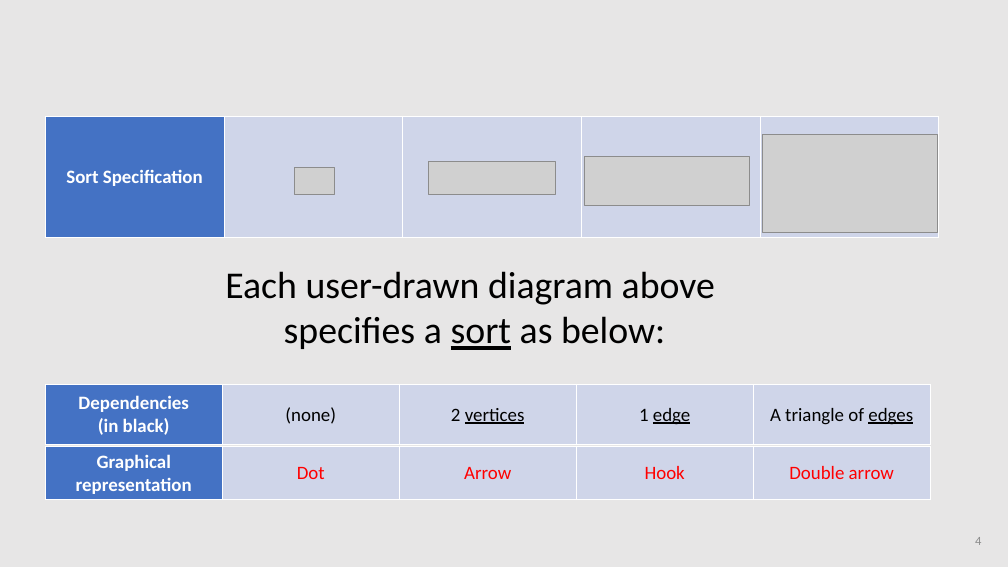
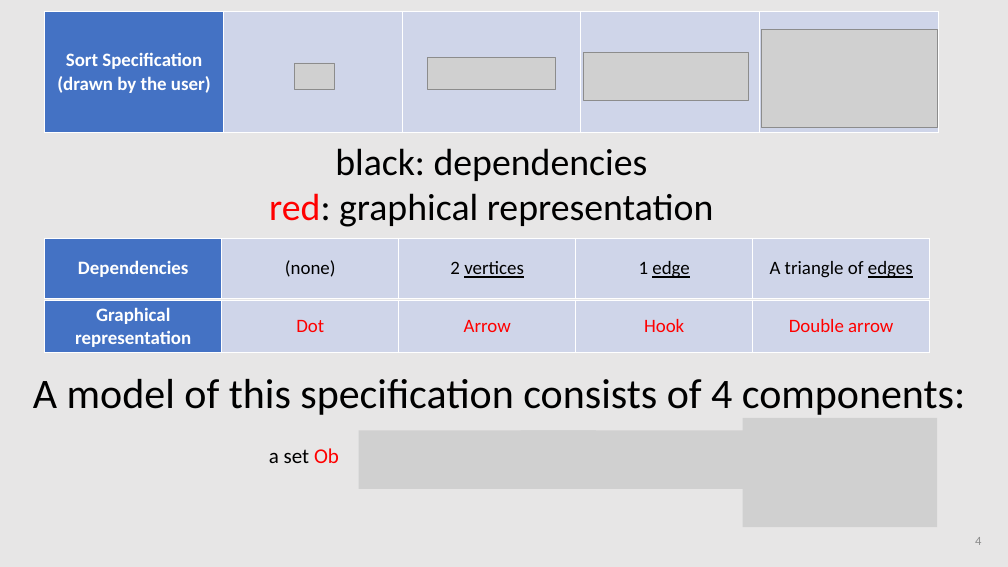
Before and after one commit to amblafont/slides, a slide deck: slide 4 of diagrammatic-reasoning/2024-november-coreact.pptx. Drawn at 1008x567 pixels with LibreOffice and Linux fonts; fonts in the diff are those of the drawing; grey boxes stand for pictures. Boxes give left, top, right and bottom in pixels: in the first picture for what was removed or moved away, otherwise in the second. Text is boxed around its words. In the diff, an @@ line names an element or a change of style, - is before the commit and + after.

```diff
--- a/diagrammatic-reasoning/2024-november-coreact.pptx
+++ b/diagrammatic-reasoning/2024-november-coreact.pptx
@@ 4 pictures, 1 table: place and size @@
-4 pictures, 1 table at [45,116,938,237]
+4 pictures, 1 table at [45,11,938,132]
@@ table at [45,11,937,132] @@
-row 1, column 1: Sort Specification
+row 1, column 1: Sort Specification / (drawn by the user)
@@ text added at [269,148,714,227], 36 pt, text #000000 @@
+black: dependencies
+red: graphical representation
@@ table: place and size @@
-table at [45,385,930,445]
+table at [45,238,929,299]
@@ table at [45,238,929,299] @@
-row 1, column 1: Dependencies / (in black)
+row 1, column 1: Dependencies
@@ text removed at [225,271,715,350] @@
-Each user-drawn diagram above
-specifies a sort as below:
@@ table: place and size @@
-table at [45,446,930,499]
+table at [45,300,929,353]
@@ text added at [33,379,965,415], 40 pt, text #000000 @@
+A model of this specification consists of 4 components:
@@ picture added at [743,418,937,528] @@
@@ text added at [269,448,339,463], 20 pt, text #000000 @@
+a set Ob
@@ picture added at [358,430,596,488] @@
@@ picture added at [521,430,803,488] @@
```
Also in this commit, not shown: 9 other slides changed, 1 slide added, 2 slides removed.
